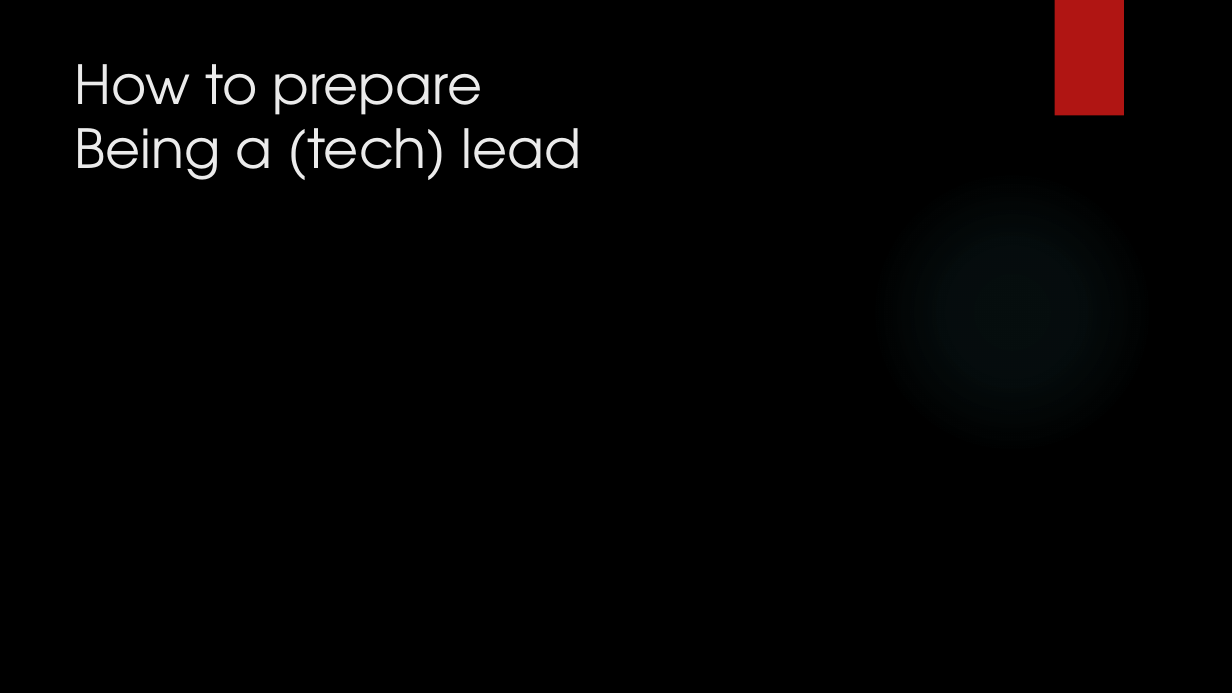
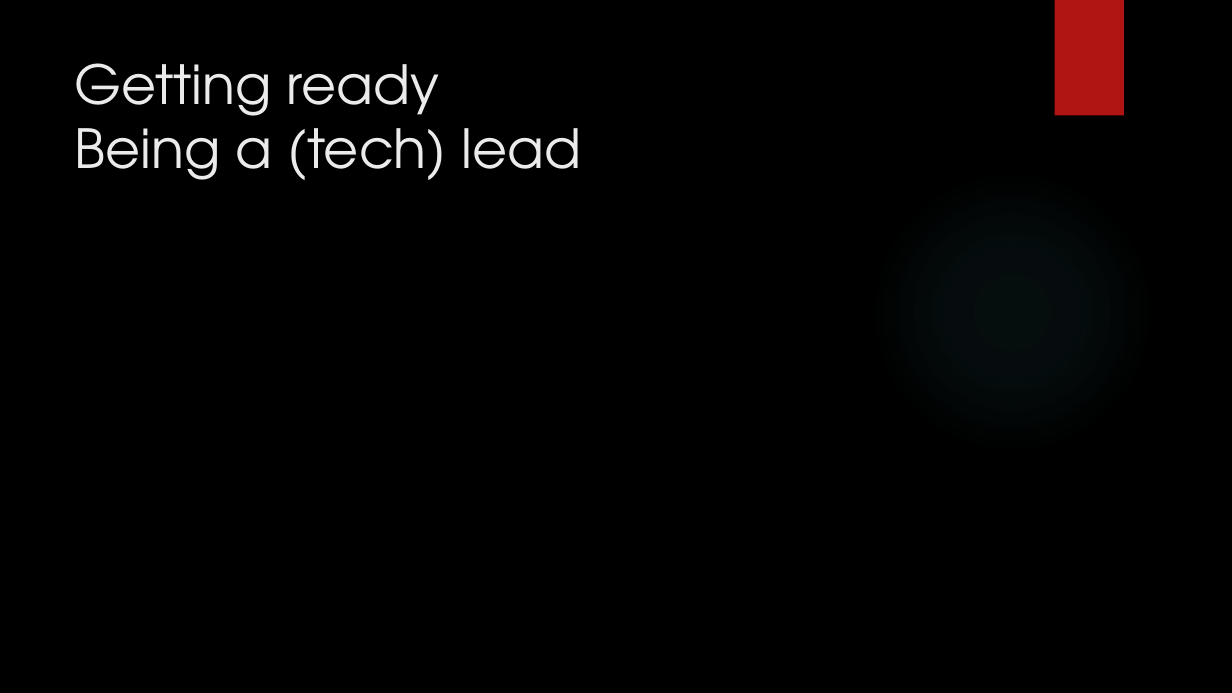
Before and after one commit to dennisdietrich/First180Days, a slide deck: slide 4 of Sitting in meetings all day long.pptx. Drawn at 1232x693 pixels with LibreOffice and Linux fonts; fonts in the diff are those of the drawing; background and template pictures are left out. Boxes give left, top, right and bottom in pixels: in the first picture for what was removed or moved away, otherwise in the second. Text is boxed around its words. In the diff, an @@ line names an element or a change of style, - is before the commit and + after.

```diff
--- a/Sitting in meetings all day long.pptx
+++ b/Sitting in meetings all day long.pptx
@@ title at (x1=75, y1=63, x2=582, y2=180): text changed @@
-How to prepare
-Being a (tech) lead
+Getting ready
+Being a (tech) lead
```
Also in this commit, not shown: 3 other slides changed, 2 slides added, 1 slide removed.
